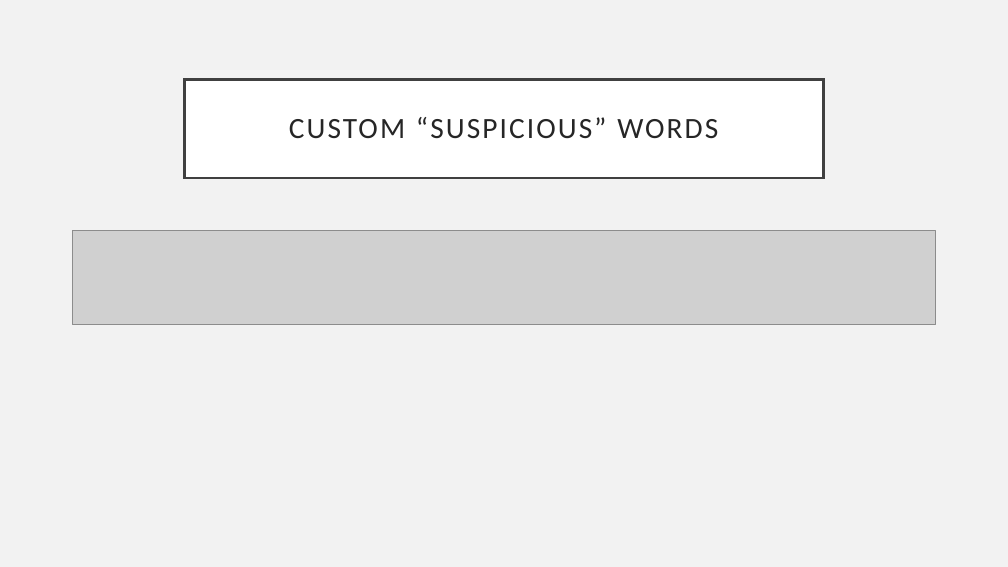
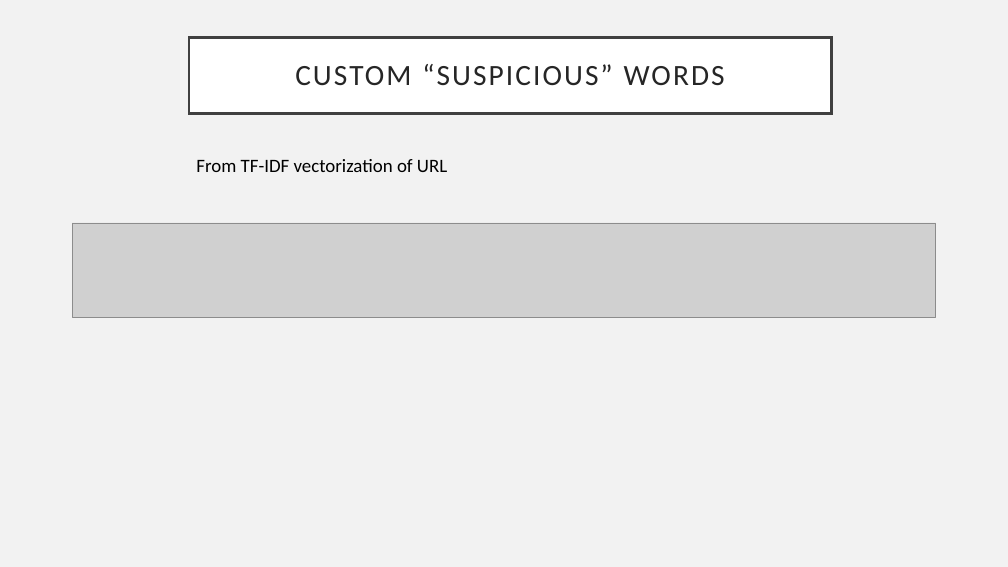
Before and after one commit to kbfreder/phishing-urls, a slide deck: slide 15 of docs/Presentation.pptx (slide 13 before the commit). Drawn at 1008x567 pixels with LibreOffice and Linux fonts; fonts in the diff are those of the drawing; grey boxes stand for pictures. Boxes give left, top, right and bottom in pixels: in the first picture for what was removed or moved away, otherwise in the second. Text is boxed around its words. In the diff, an @@ line names an element or a change of style, - is before the commit and + after.

```diff
--- a/docs/Presentation.pptx
+++ b/docs/Presentation.pptx
@@ title "CUSTOM “SUSPICIOUS” WORDS": place and size @@
-title "CUSTOM “SUSPICIOUS” WORDS" at bbox=[185, 79, 823, 178]
+title "CUSTOM “SUSPICIOUS” WORDS" at bbox=[189, 38, 832, 113]
@@ text added at bbox=[196, 159, 447, 172], 18 pt, text #000000 @@
+From TF-IDF vectorization of URL
@@ picture: place and size @@
-picture at bbox=[72, 231, 936, 324]
+picture at bbox=[72, 223, 936, 317]
```
Also in this commit, not shown: 12 other slides changed, 4 slides added, 1 slide removed.
